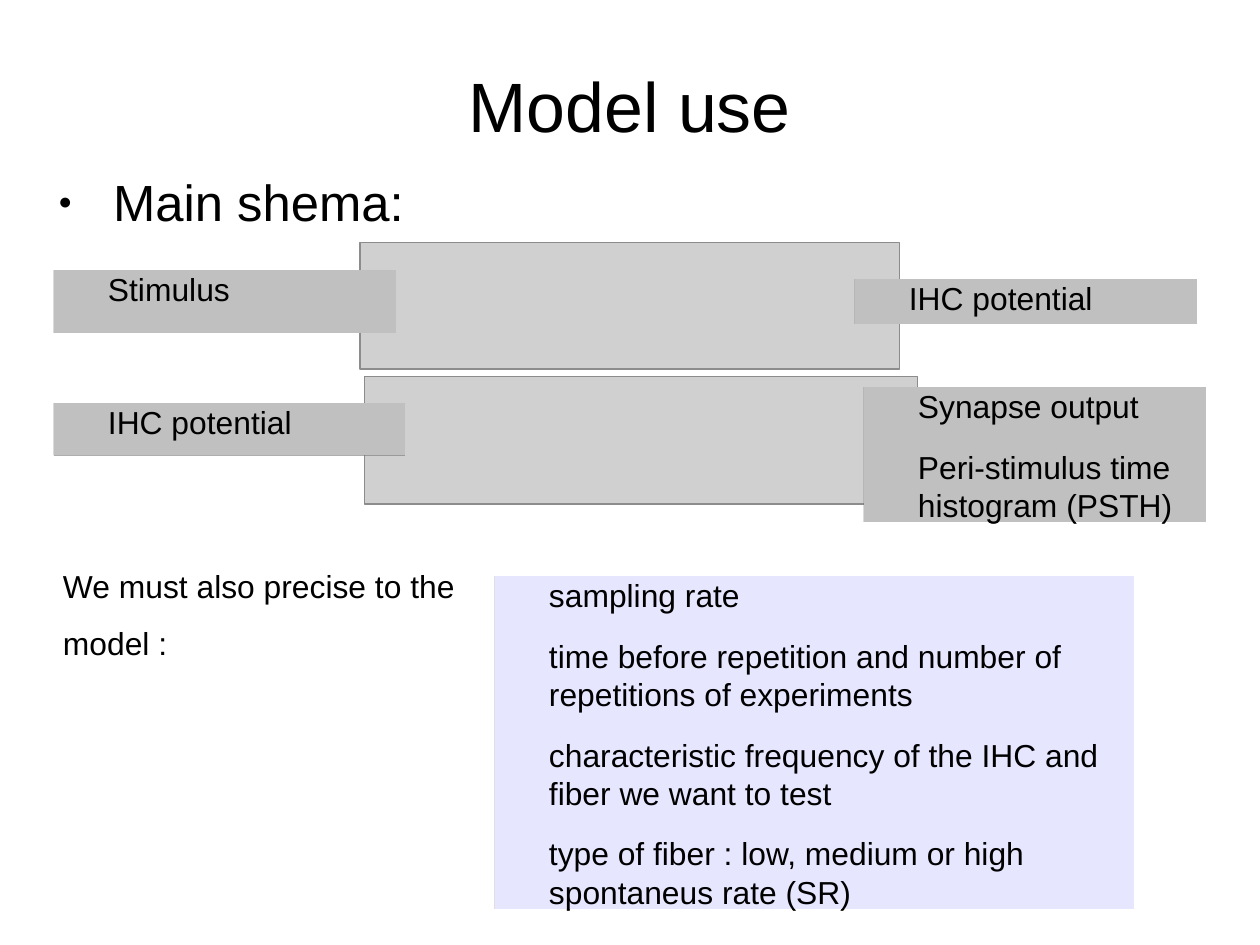
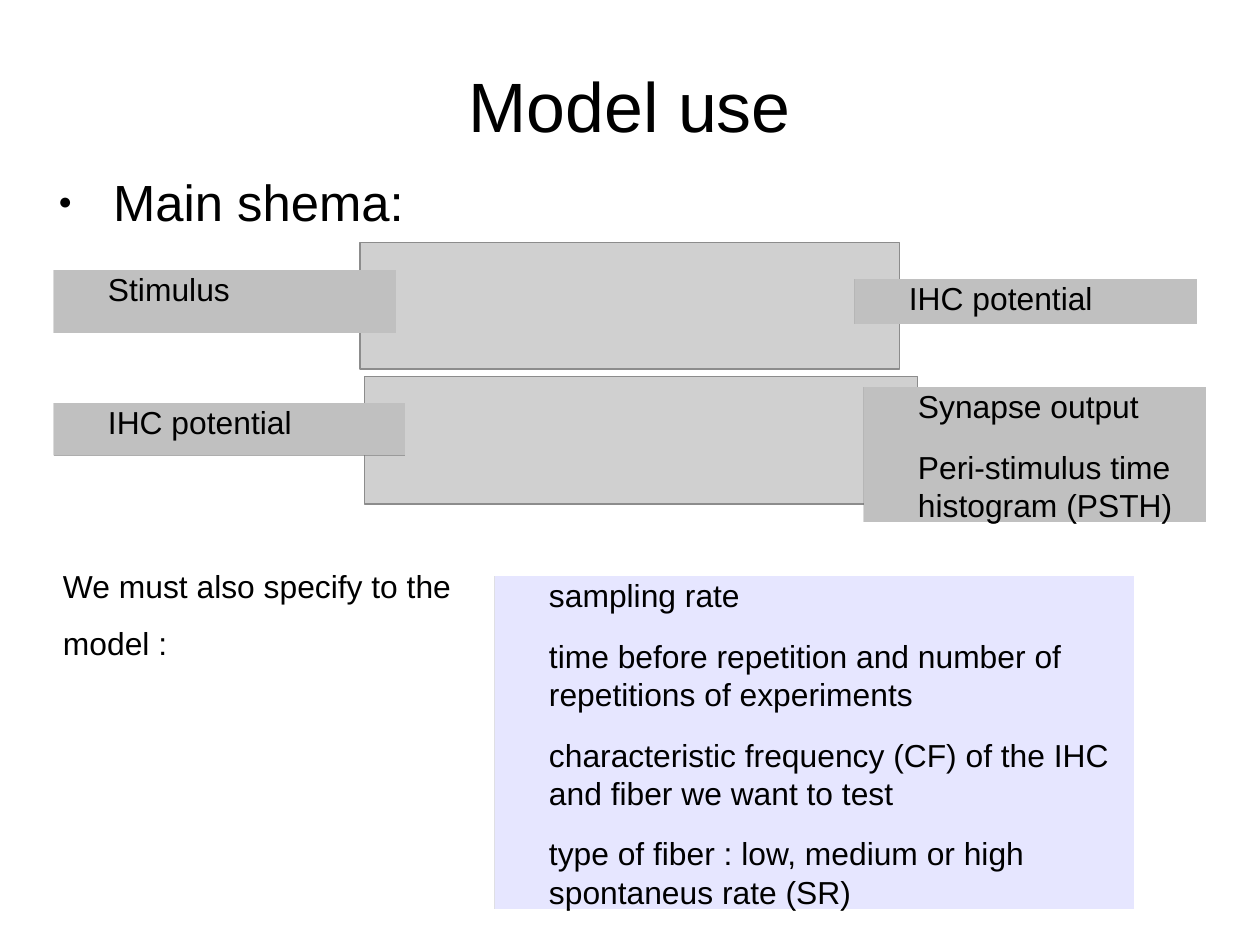
Before and after one commit to MaelleC/auditory-things, a slide deck: slide 8 of presentation/pres1.odp. Drawn at 1260x945 pixels with LibreOffice and Linux fonts; fonts in the diff are those of the drawing; grey boxes stand for pictures. Boxes give left, top, right and bottom in pixels: in the first picture for what was removed or moved away, otherwise in the second. Text is boxed around its words. In the diff, an @@ line names an element or a change of style, - is before the commit and + after.

```diff
--- a/presentation/pres1.odp
+++ b/presentation/pres1.odp
@@ text at box(63, 575, 451, 656): text changed @@
-We must also precise to the model :
+We must also specify to the model :
@@ text at box(549, 744, 1109, 806): text changed @@
-characteristic frequency of the IHC and fiber we want to test
+characteristic frequency (CF) of the IHC and fiber we want to test
```
Also in this commit, not shown: 9 other slides changed, 1 other file.
